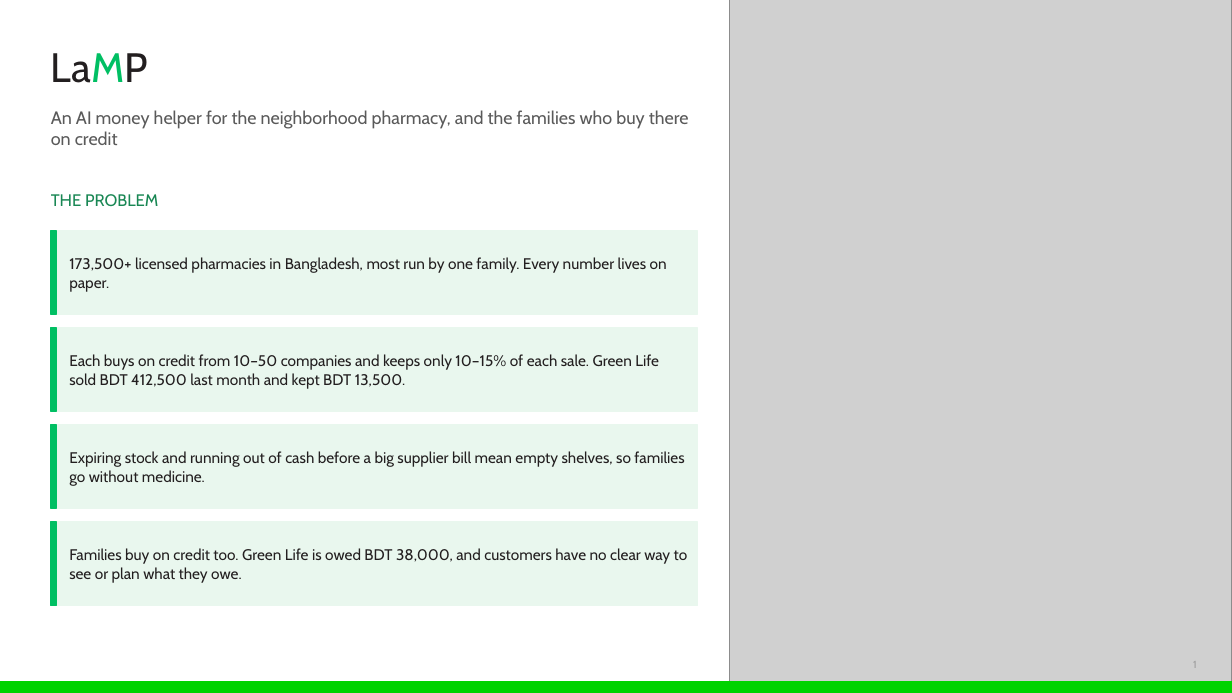
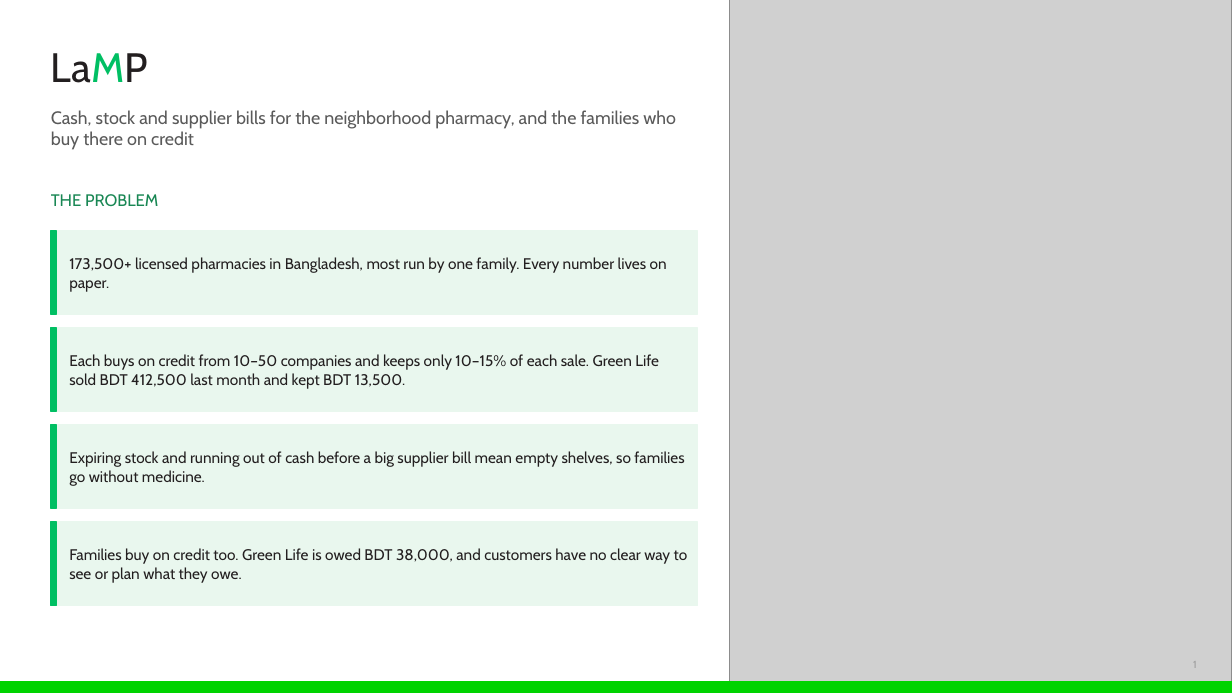
Before and after one commit to ishmam259/LaMP.ai, a slide deck: slide 1 of deck/LaMP-AIgnite.pptx. Drawn at 1232x693 pixels with LibreOffice and Linux fonts; fonts in the diff are those of the drawing; grey boxes stand for pictures. Boxes give left, top, right and bottom in pixels: in the first picture for what was removed or moved away, otherwise in the second. Text is boxed around its words. In the diff, an @@ line names an element or a change of style, - is before the commit and + after.

```diff
--- a/deck/LaMP-AIgnite.pptx
+++ b/deck/LaMP-AIgnite.pptx
@@ text at (x1=51, y1=110, x2=676, y2=150): text changed @@
-An AI money helper for the neighborhood pharmacy, and the families who buy there on credit
+Cash, stock and supplier bills for the neighborhood pharmacy, and the families who buy there on credit
```
Also in this commit, not shown: 1 other slide changed, 4 other files.
